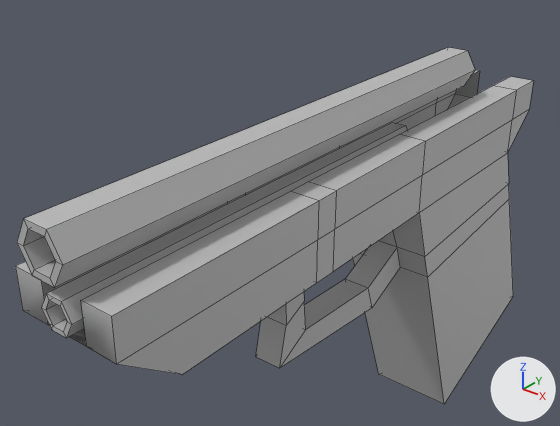
The FBX model Broken Dreams/Assets/3D Models/Weapons/G17/G17_Body.fbx, before and after one commit.
Camera for both pictures: a 50 mm camera at (0.186, -0.289, 0.791) aimed at (-0.038, -0.01, 0.617). The lights are fixed; the arrows at lower right show +X, +Y and +Z. Mesh edges are drawn as thin lines. Where no turn or scale is listed for an object, it has been applied to the vertices.

The first picture shows 'G17_Body'.
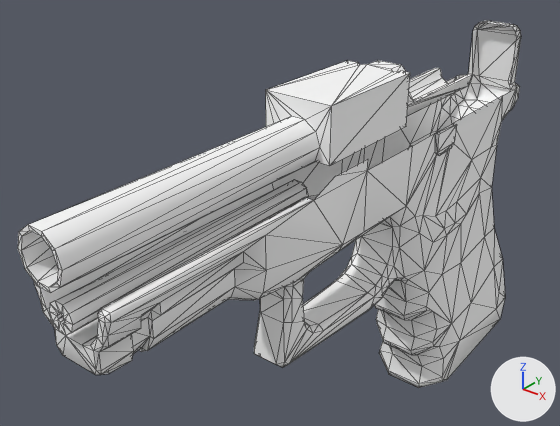
Changed parts and their boxes [x1, y1, x2, y2] in the pictures (560 x 426 px):
'G17_Body', reshaped, moved: before [15, 47, 533, 404]; after [18, 21, 521, 388]
part 1 of me_mesh, rebuilt (10% taller): before [15, 70, 533, 404]; after [34, 21, 521, 388]
part 2 of me_mesh, added: after [18, 60, 473, 293]
part 3 of me_mesh, added: after [49, 179, 309, 335]
part 4 of me_mesh, deleted: before [41, 123, 407, 338]
part 5 of me_mesh, deleted: before [17, 47, 475, 287]

Diff of the bpy script that builds the scene:
```diff
--- a/Broken Dreams/Assets/3D Models/Weapons/G17/G17_Body.fbx.py
+++ b/Broken Dreams/Assets/3D Models/Weapons/G17/G17_Body.fbx.py
@@ mat_g17mat @@
+mat_g17mat = principled_material('G17Mat')
+mat_g17mat.base_color = (1.0, 1.0, 1.0)  # white #ffffff
+mat_g17mat.roughness = 0.553
@@ me_mesh @@
 # used by ob_g17_body; location = (0.0, 0.022, 0.6244)
-me_mesh.from_pydata(...)  # 140 vertices, 124 faces; spans x -0.024..0.024, y -0.195..0.15, z -0.155..0.063
-me_mesh.materials.append(mat_phong1)  # grey #bcbcbc
+me_mesh.from_pydata(...)  # 576 vertices, 1107 faces; spans x -0.024..0.024, y -0.173..0.173, z -0.107..0.107
+# me_mesh part 1: the loose piece of 92 vertices spanning x -0.024..0.024, y -0.19..0.15, z -0.155..0.038 is rebuilt with 442 vertices and now spans x -0.024..0.024, y -0.165..0.173, z -0.107..0.105, in mat_g17mat (white #ffffff)
+# me_mesh part 2: a new loose piece of 94 vertices spanning x -0.017..0.016, y -0.173..0.096, z 0.077..0.107, in mat_g17mat (white #ffffff)
+# me_mesh part 3: a new loose piece of 40 vertices spanning x -0.006..0.006, y -0.168..-0.044, z 0.059..0.07, in mat_g17mat (white #ffffff)
+# me_mesh part 4: the loose piece of 24 vertices spanning x -0.008..0.008, y -0.193..0.017, z 0.022..0.036 is deleted
+# me_mesh part 5
+# 24 vertices are removed from x -0.011..0.011, y -0.195..0.075, z 0.043..0.063
+# 19 faces are deleted
+# me_mesh part 6: the surface is now shaded smooth
+me_mesh.materials.append(mat_g17mat)  # white #ffffff
@@ ob_g17_body @@
 ob_g17_body = bpy.data.objects.new('G17_Body', me_mesh)
-ob_g17_body.location = (0.0, 0.022, 0.6244)
+ob_g17_body.location = (0.0, -0.0011, 0.5877)
```
